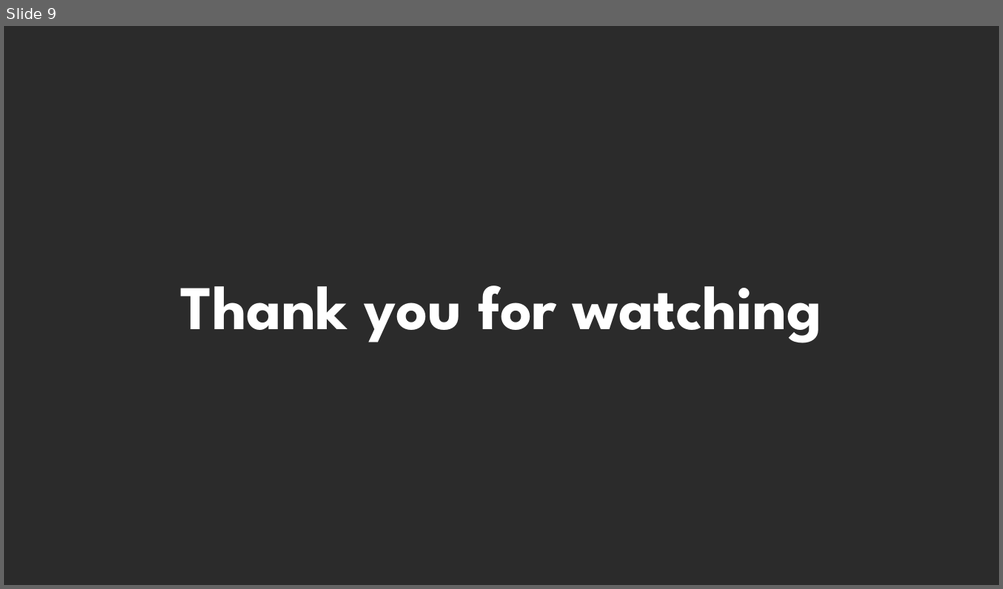
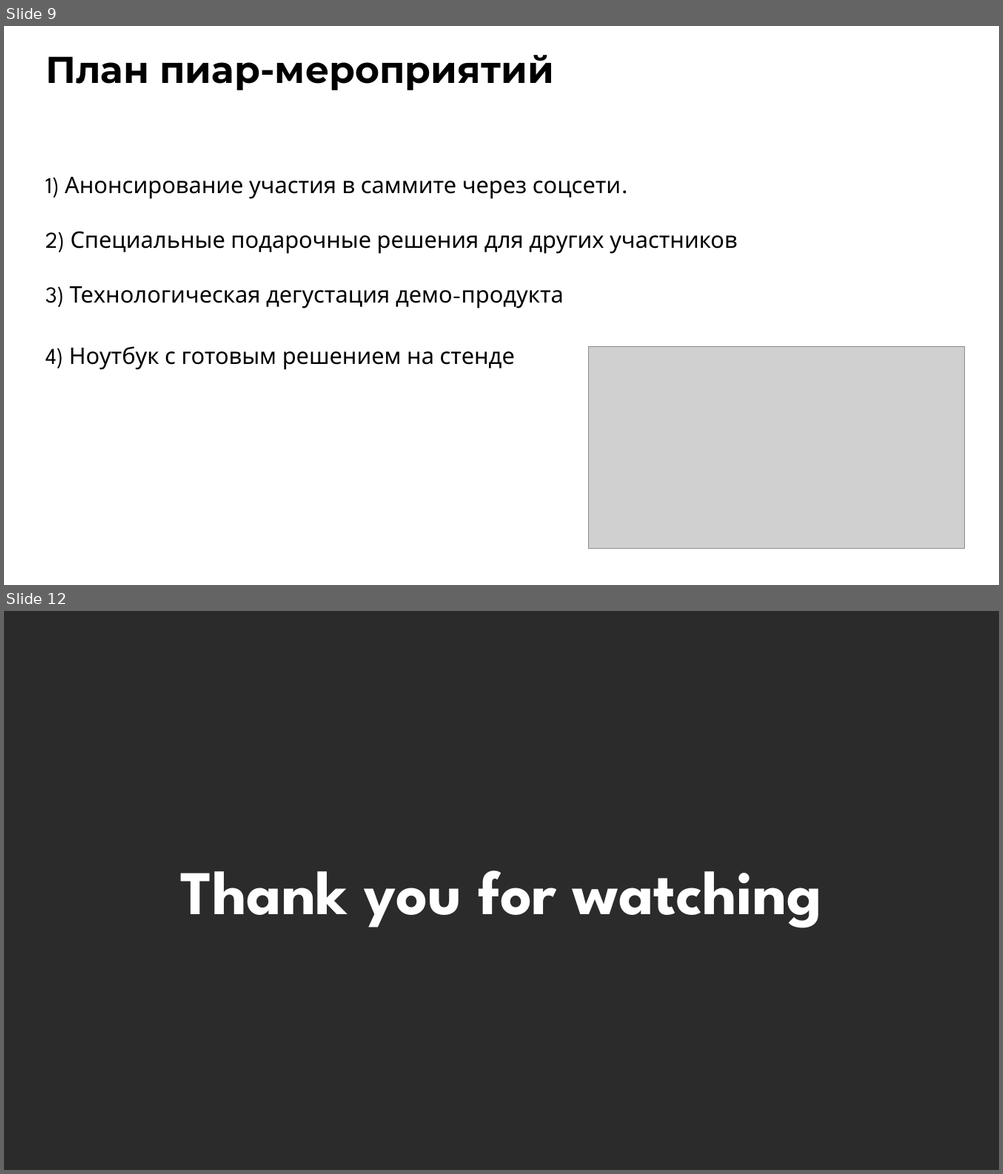
Before and after one commit to kharbacheuski/BSUIR_LABS, a slide deck: 5_term/МППиУ/SOFT_FX_PRES_6.pptx. Shown one above the other, each under a label of ours: slide 9 before the commit, slides 9 and 12 after it; the slides between them are not shown. The pictures are 1003x589 and 1003x1174 pixels, drawn with LibreOffice and Linux fonts; fonts in the diff are those of the drawing; grey boxes stand for pictures; background and template pictures are left out; a plain dark background stands for a picture behind light text. Boxes give left, top, right and bottom in pixels: in the first picture for what was removed or moved away, otherwise in the second. Text is boxed around its words. In the diff, an @@ line names an element or a change of style, - is before the commit and + after.

```diff
--- a/5_term/МППиУ/SOFT_FX_PRES_6.pptx
+++ b/5_term/МППиУ/SOFT_FX_PRES_6.pptx
@@ slide 9 added at [4,26,999,585], background #FFFFFF @@
@@ title added at [45,55,554,90], 36 pt, text #000000, bold @@
+План пиар-мероприятий
@@ text added at [45,177,737,309], 22 pt, text #000000 @@
+1) Анонсирование участия в саммите через соцсети.
+2) Специальные подарочные решения для других участников
+3) Технологическая дегустация демо-продукта
@@ text added at [45,346,515,370], 22 pt, text #000000 @@
+4) Ноутбук с готовым решением на стенде
@@ picture added at [588,347,965,549] @@
@@ what was slide 9 is now slide 12 @@
```
Also in this commit, not shown: 6 slides changed, 4 other slides added, 2 slides removed.
